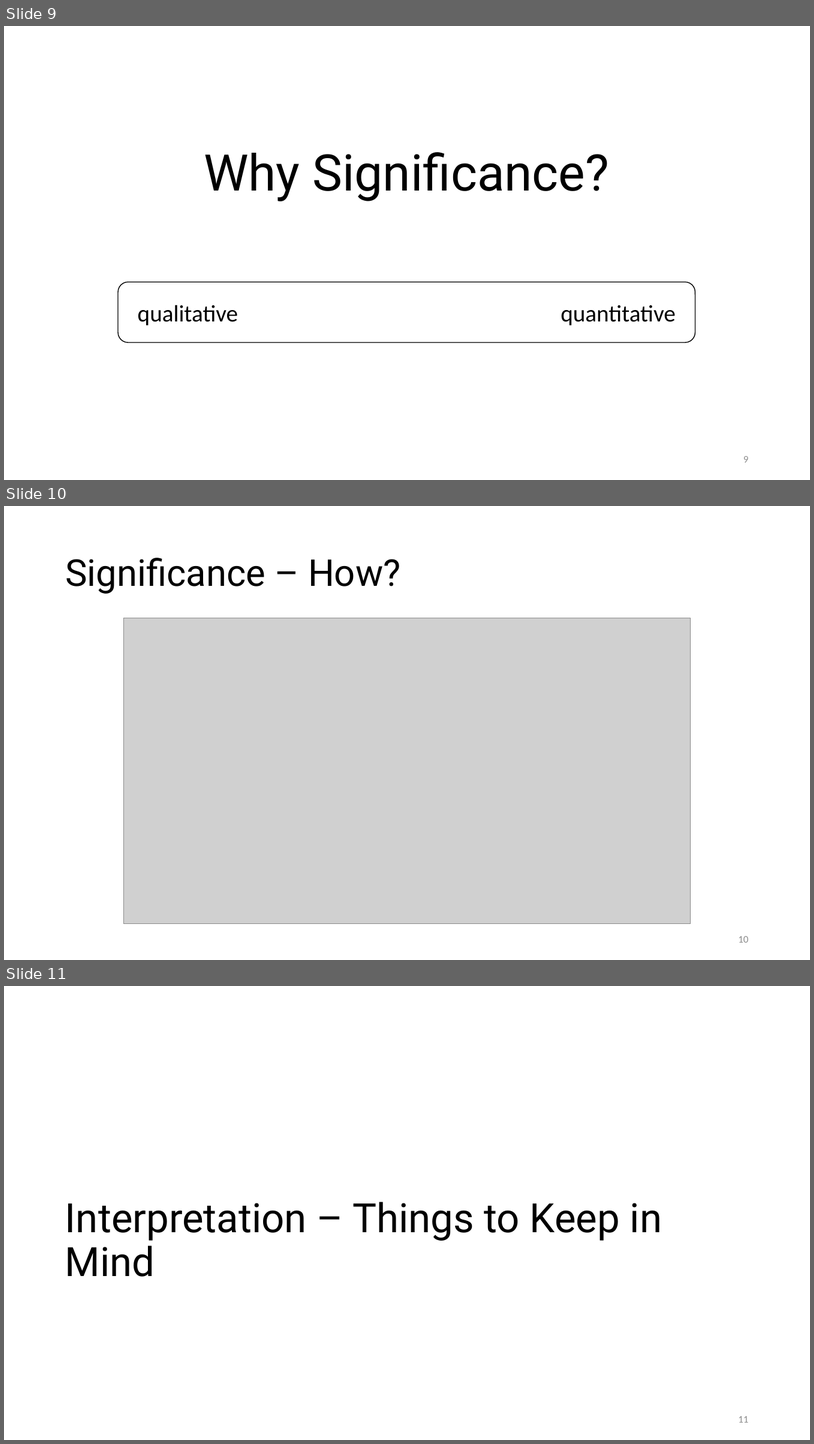
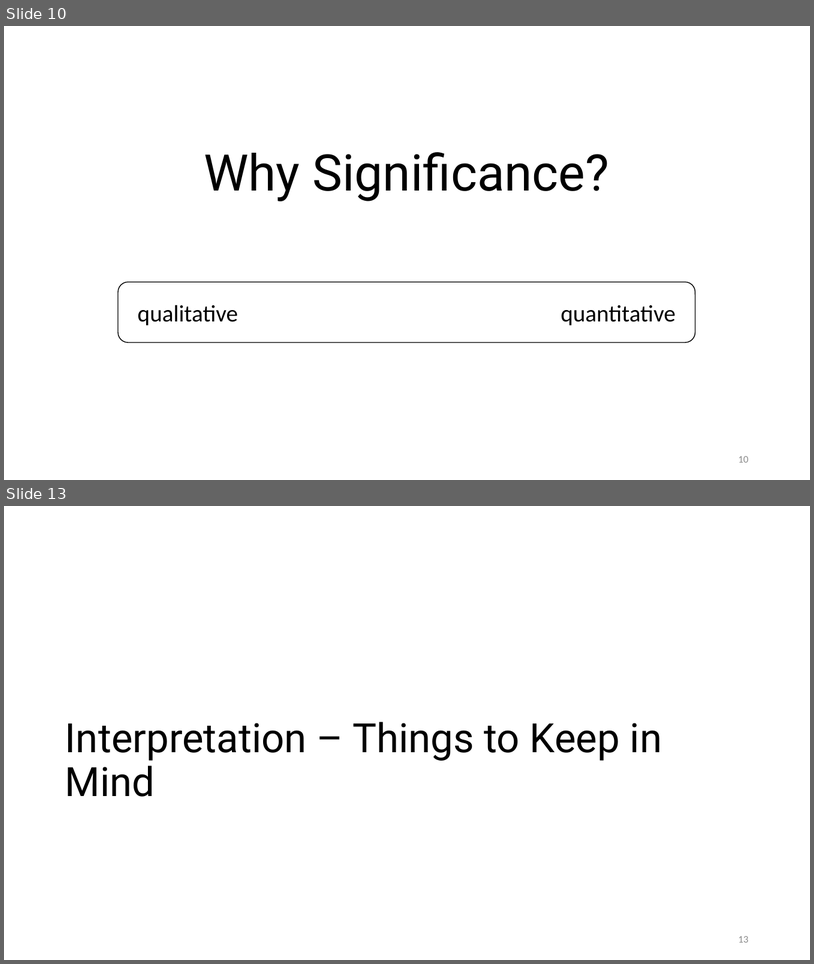
Before and after one commit to prestoaghitato/BA_thesis, a slide deck: tex/beamer_dummy.pptx. Shown one above the other, each under a label of ours: slides 9, 10 and 11 before the commit, slides 10 and 13 after it; the slides between them are not shown. The pictures are 814x1444 and 814x964 pixels, drawn with LibreOffice and Linux fonts; fonts in the diff are those of the drawing; grey boxes stand for pictures. Boxes give left, top, right and bottom in pixels: in the first picture for what was removed or moved away, otherwise in the second. Text is boxed around its words. In the diff, an @@ line names an element or a change of style, - is before the commit and + after.

```diff
--- a/tex/beamer_dummy.pptx
+++ b/tex/beamer_dummy.pptx
@@ slide 10 removed at [4,506,810,960], background #FFFFFF @@
@@ title removed at [65,558,401,594] @@
-Significance – How?
@@ picture removed at [124,618,691,924] @@
@@ page number removed at [738,936,749,942] @@
-10
@@ what was slide 9 is now slide 10 @@
@@ page number at [738,456,749,462]: text changed @@
-9
+10
@@ what was slide 11 is now slide 13 @@
@@ page number at [738,936,749,942]: text changed @@
-11
+13
```
Also in this commit, not shown: 3 slides changed, 4 slides added, 1 other slide removed, 17 other files.
